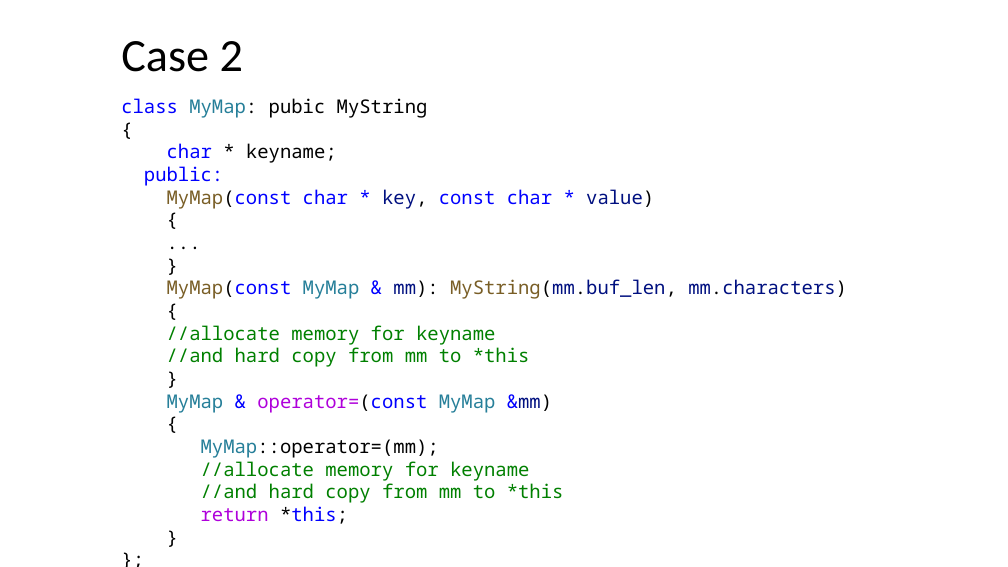
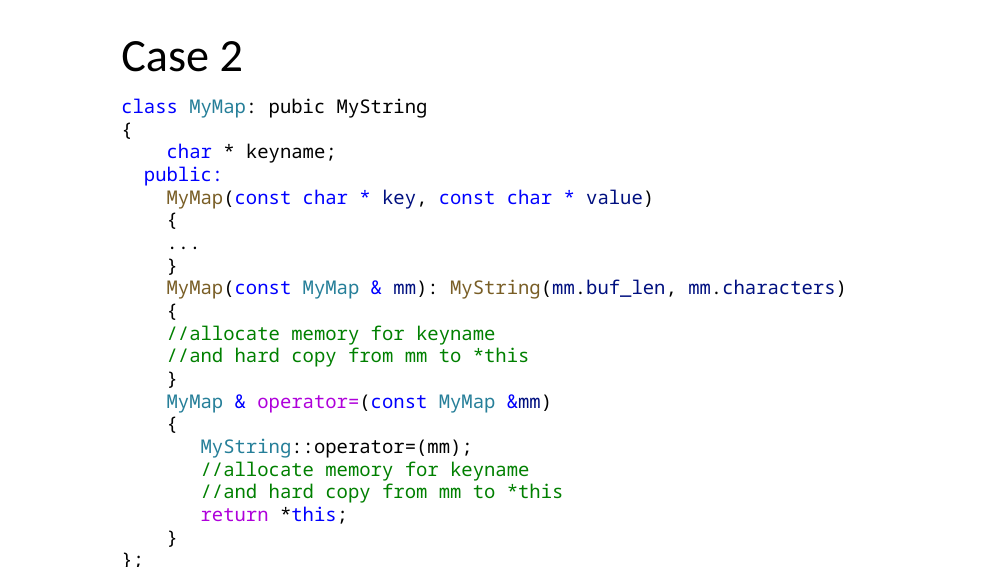
Before and after one commit to dayekuaipao/CPPLearning, a slide deck: slide 20 of week12/Lecture12.pptx. Drawn at 1008x567 pixels with LibreOffice and Linux fonts; fonts in the diff are those of the drawing; background and template pictures are left out. Boxes give left, top, right and bottom in pixels: in the first picture for what was removed or moved away, otherwise in the second. Text is boxed around its words. In the diff, an @@ line names an element or a change of style, - is before the commit and + after.

```diff
--- a/week12/Lecture12.pptx
+++ b/week12/Lecture12.pptx
@@ text at (201,438,473,458): text changed @@
-MyMap::operator=(mm);
+MyString::operator=(mm);
```
Also in this commit, not shown: 1 other slide changed.
